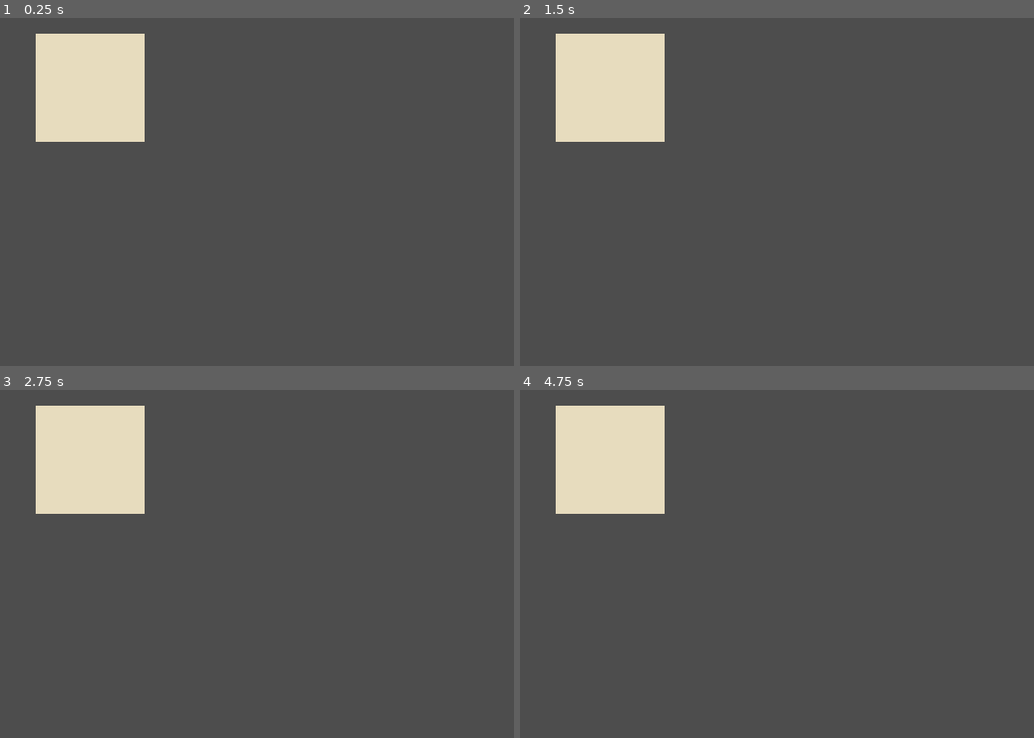
Above: before the commit, frames 1-4 (two rows, left to right).
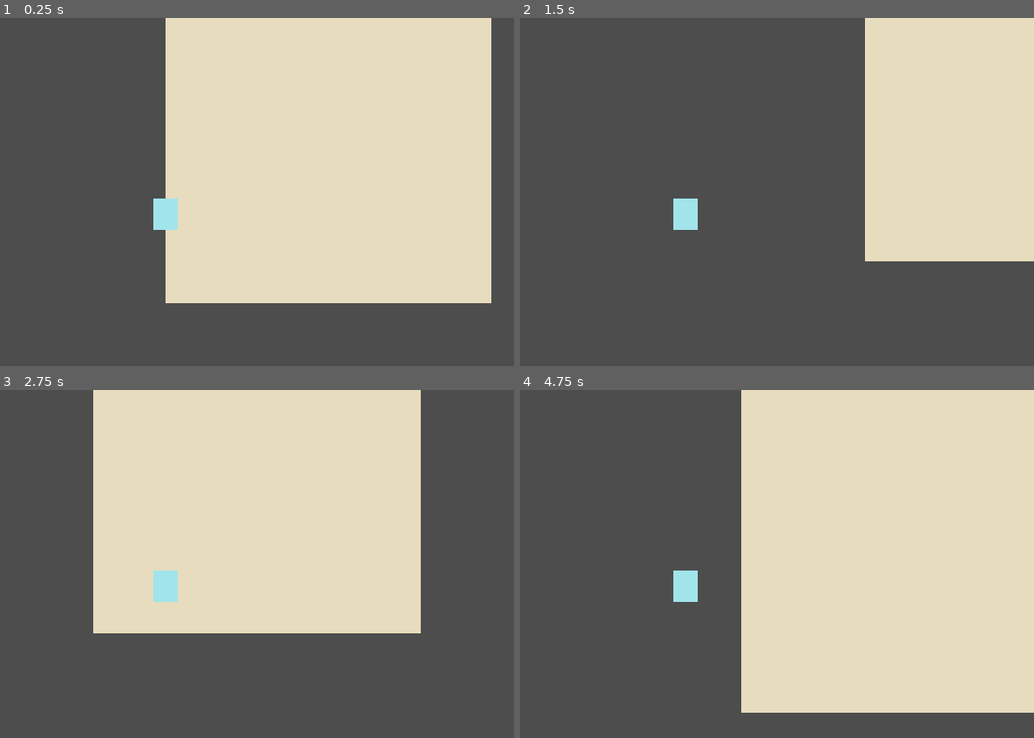
Above: after the commit, the same moments.

Repository: Hyphysaurus/lil-axol
Game: Godot game, scene res://main.tscn
Same seed, same stepped clock (60 frames per second), same inputs: the game is played once before the commit and once after it.
Inputs:
- Up to frame 1 (0.25 s): no input
- Up to frame 2 (1.5 s): tap Enter (ui_accept) at 0.5, 0.77 s; hold Shift (run) 0.53-1.28 s; hold D (move_right) from 0.53 s (still down); tap Shift (run) at 1.35 s
- Up to frame 3 (2.75 s): tap Enter (ui_accept) at 1.52 s; release D (move_right) at 2.03 s; hold A (move_left) from 2.03 s (still down); hold Shift (run) from 2.03 s (still down)
- Up to frame 4 (4.75 s): release A (move_left) at 2.78 s; release Shift (run) at 2.78 s; hold D (move_right) 2.78-4.28 s; tap Shift (run) at 2.85, 4.35 s; tap Enter (ui_accept) at 3.02, 3.77, 4.52 s; hold Shift (run) 3.53-4.28 s; hold A (move_left) from 4.28 s (still down)

The runs differ from the first frame. In frame 1, 59% of the frame differs, in the area x 6-96%, y 0-82%; in frame 2, 30%; in frame 3, 45%; in frame 4, 60%, in the area x 6-100%, y 0-93%.

Commit message:
assets: import axolotl movement strips

Diff:
--- a/game/cove/cove.tscn
+++ b/game/cove/cove.tscn
@@ -1,6 +1,7 @@
 [gd_scene format=3 uid="uid://npmxewd65pxb"]
 
 [ext_resource type="Script" uid="uid://b0o73n627pt8j" path="res://game/cove/polygon_2d.gd" id="1_byawo"]
+[ext_resource type="PackedScene" uid="uid://ctc8p2qndbyfw" path="res://game/axolotl/axolotl.tscn" id="2_1gfh3"]
 
 [sub_resource type="RectangleShape2D" id="RectangleShape2D_bhunq"]
 size = Vector2(800, 40)
@@ -17,3 +18,6 @@
 color = Color(0.9063318, 0.86504203, 0.7483791, 1)
 polygon = PackedVector2Array(-400, 180, 400, 180, 400, 220, -400, 220)
 script = ExtResource("1_byawo")
+
+[node name="Axolotl" parent="." unique_id=1466163284 instance=ExtResource("2_1gfh3")]
+position = Vector2(0, 120)
Binary file added: assets/axolotl/lilaxolotl_fall_strip5.png
Not shown, added: assets/axolotl/lilaxolotl_fall_strip5.png.import
Binary file added: assets/axolotl/lilaxolotl_idle_strip8.png
Not shown, added: assets/axolotl/lilaxolotl_idle_strip8.png.import
Binary file added: assets/axolotl/lilaxolotl_jump_strip5.png
Not shown, added: assets/axolotl/lilaxolotl_jump_strip5.png.import
Binary file added: assets/axolotl/lilaxolotl_run_strip4.png
Not shown, added: assets/axolotl/lilaxolotl_run_strip4.png.import
Binary file added: assets/axolotl/lilaxolotl_walk_strip8.png
Not shown, added: assets/axolotl/lilaxolotl_walk_strip8.png.import
